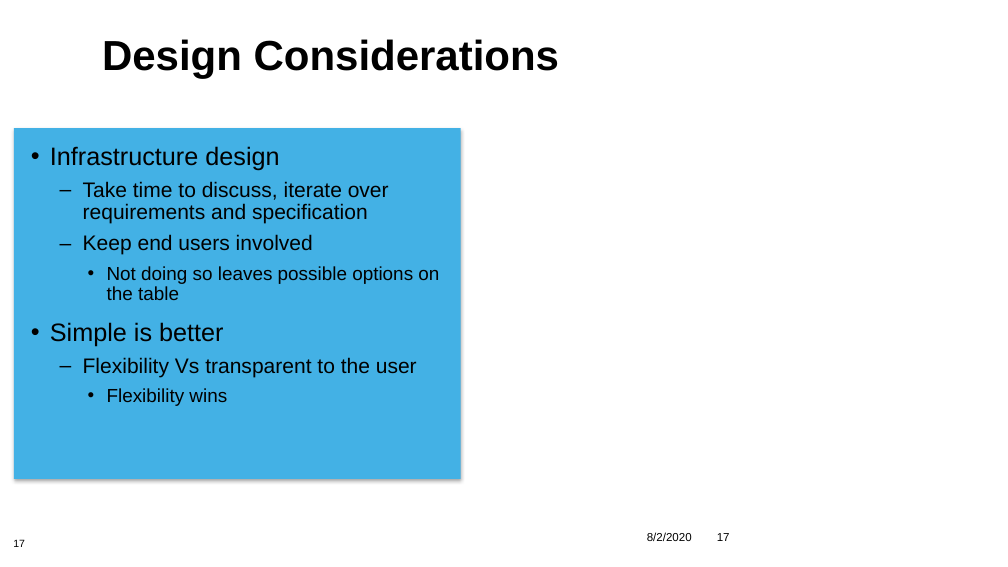
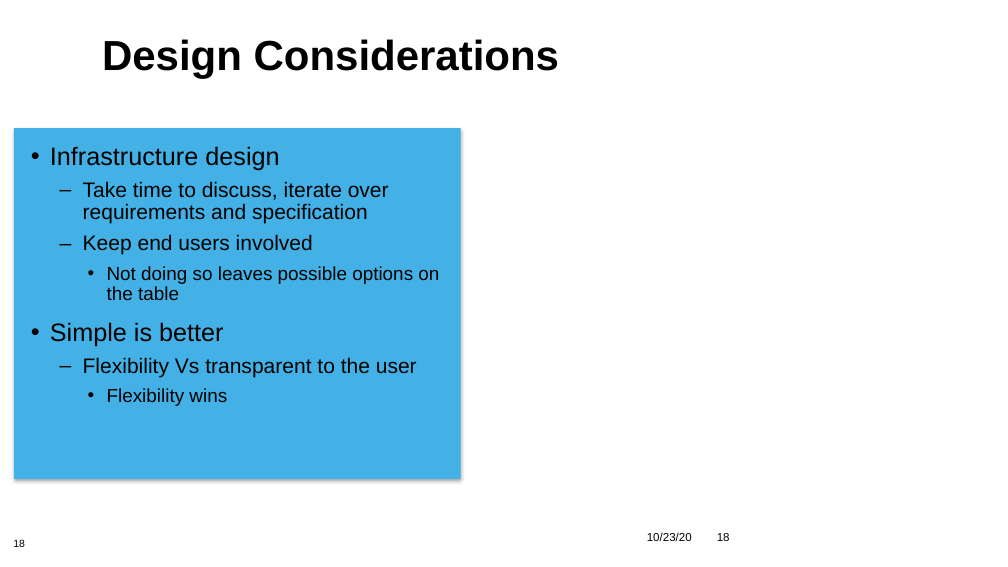
Before and after one commit to betterscientificsoftware/bssw-tutorial, a slide deck: slide 18 of presentations/04-design.pptx (slide 17 before the commit). Drawn at 1008x567 pixels with LibreOffice and Linux fonts; fonts in the diff are those of the drawing; background and template pictures are left out. Boxes give left, top, right and bottom in pixels: in the first picture for what was removed or moved away, otherwise in the second. Text is boxed around its words. In the diff, an @@ line names an element or a change of style, - is before the commit and + after.

```diff
--- a/presentations/04-design.pptx
+++ b/presentations/04-design.pptx
@@ page number at (x1=13, y1=539, x2=25, y2=547): text changed @@
-17
+18
@@ text at (x1=647, y1=532, x2=692, y2=541): text changed @@
-8/2/2020
+10/23/20
@@ page number at (x1=717, y1=533, x2=730, y2=541): text changed @@
-17
+18
```
Also in this commit, not shown: 4 other slides changed, 4 slides removed.
